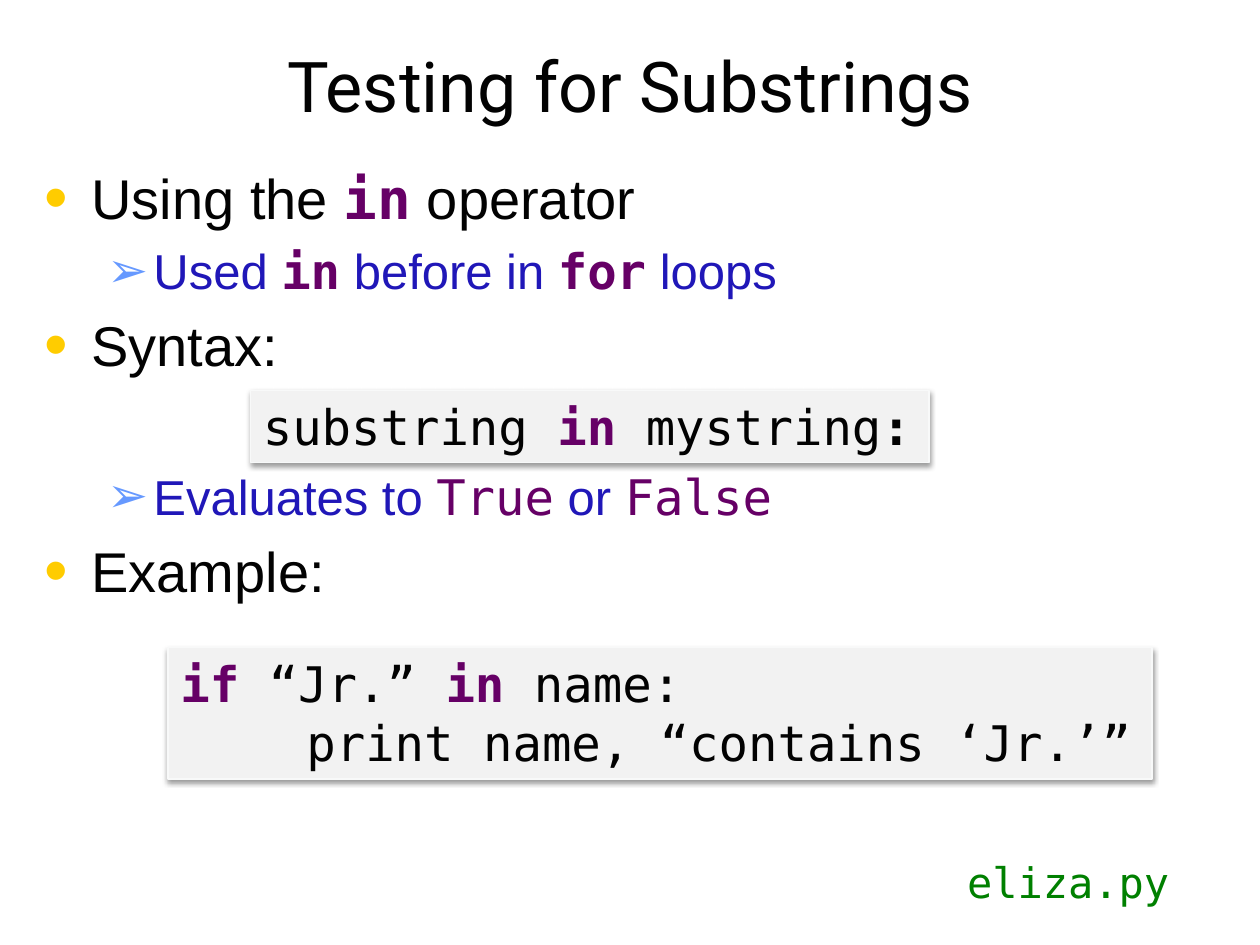
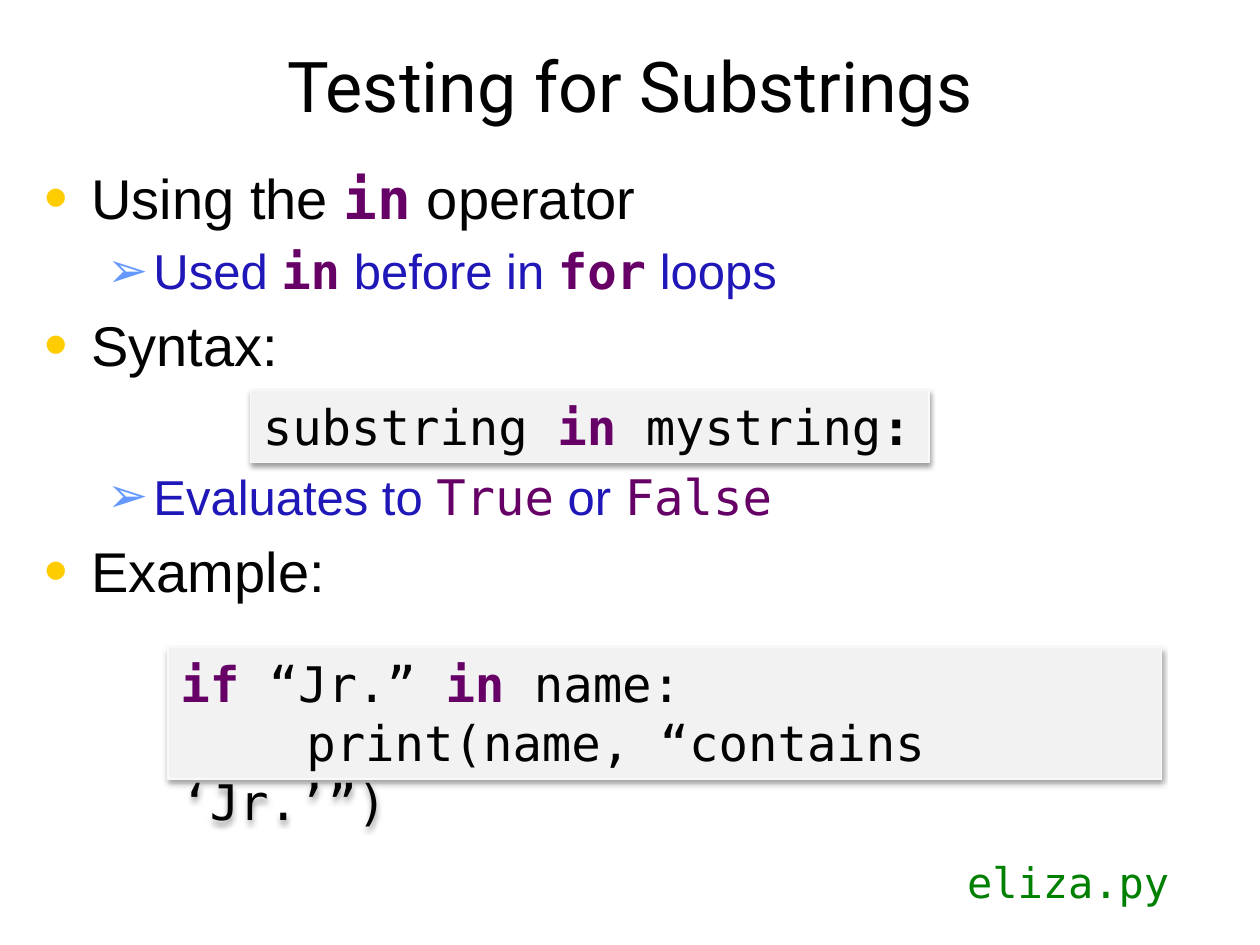
Before and after one commit to emhill/117-S15, a slide deck: slide 4 of src/morea/materials/10-strings.pptx. Drawn at 1260x945 pixels with LibreOffice and Linux fonts; fonts in the diff are those of the drawing. Boxes give left, top, right and bottom in pixels: in the first picture for what was removed or moved away, otherwise in the second. Text is boxed around its words. In the diff, an @@ line names an element or a change of style, - is before the commit and + after.

```diff
--- a/src/morea/materials/10-strings.pptx
+++ b/src/morea/materials/10-strings.pptx
@@ rectangle "if “Jr.” in name:": place and size @@
-rectangle "if “Jr.” in name:" at box(168, 648, 1152, 779)
+rectangle "if “Jr.” in name:" at box(168, 648, 1162, 779)
@@ text in rectangle at box(180, 723, 925, 828): text changed @@
-print name, “contains ‘Jr.’”
+print(name, “contains ‘Jr.’”)
```
Also in this commit, not shown: 1 other slide changed, 8 other files.
